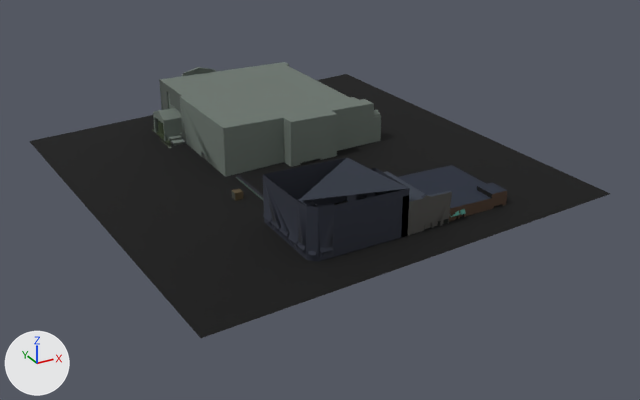
The glTF model public/twins/chatt/models/600-market-street.glb as it was, and as the next commit left it.
Rendered twice from a 50 mm lens placed at (-123.6, -240.0, 107.1), pointed at (1.9, -11.8, -7.0). Every picture has the same lights, and +X, +Y and +Z are marked at lower left. The first picture is the older version. Where no turn or scale is listed for an object, it has been applied to the vertices. Vertices at exactly the same position are counted once.
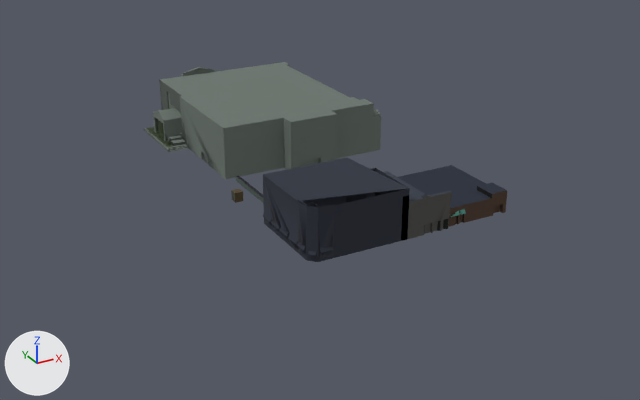
Where the newer file only moved an object's origin or applied its transform, the numbers keep the older frame.

Pixel boxes [x1, y1, x2, y2] of what changed, in the pictures (640 x 400 px; the box of a moved part takes in the faces that stretch with it):
'Mesh_0', reshaped (37% narrower, 27% shorter)
    before: [29, 62, 610, 338]
    after: [143, 62, 507, 262]
part 1 of me_mesh_0, moved or reshaped
    before: [29, 74, 610, 338]
    after: [263, 158, 346, 252]

The change, as a diff of the scene's bpy script:
```diff
--- a/public/twins/chatt/models/600-market-street.glb.py
+++ b/public/twins/chatt/models/600-market-street.glb.py
@@ me_mesh_0 @@
 # used by ob_mesh_0; location = (-3.2, -0.6, 8.9)
-me_mesh_0.from_pydata(...)  # 796 vertices, 1433 faces; spans x -67.0..71.0, y -77.0..74.0, z -10.0..10.0
+me_mesh_0.from_pydata(...)  # 807 vertices, 1461 faces; spans x -28.0..41.0, y -61.0..66.0, z -9.0..10.0
+# me_mesh_0 part 1
+# 4 vertices are removed from x -67.0..71.0, y -77.0..74.0, z -10.0..-3.0
+# 208 faces are deleted
+# 1 vertex moves within x -25.0, y -53.0, z -6.0
+# 15 vertices are added at x -25.0..4.0, y -53.0..1.0, z -9.0..-5.0
+# 227 new faces join them, mat_palettematerial001 (picture img_palettebasecolor)
+# 9 new faces join them, mat_palettematerial002 (picture img_palettebasecolor)
 me_mesh_0.materials.append(mat_palettematerial001)
```
